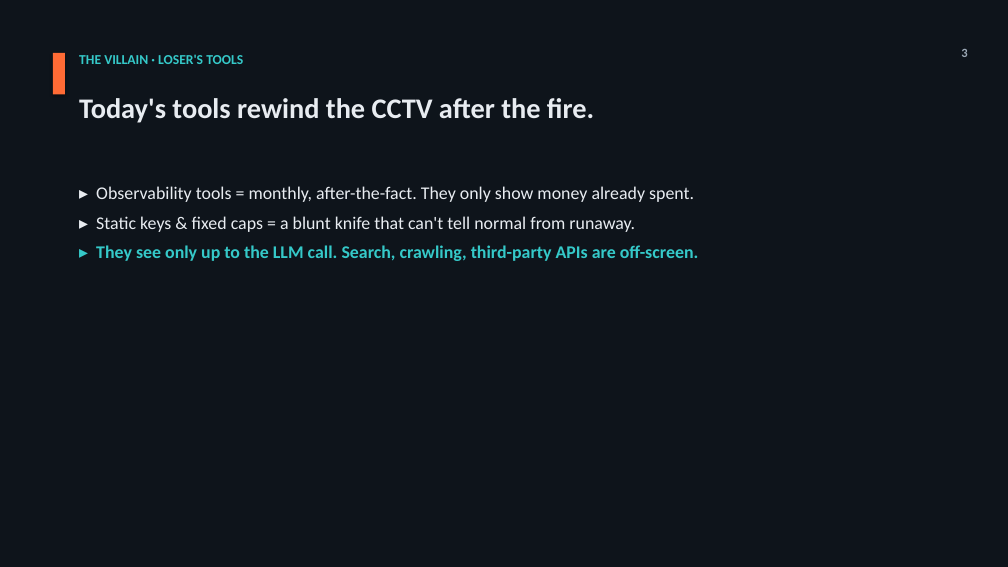
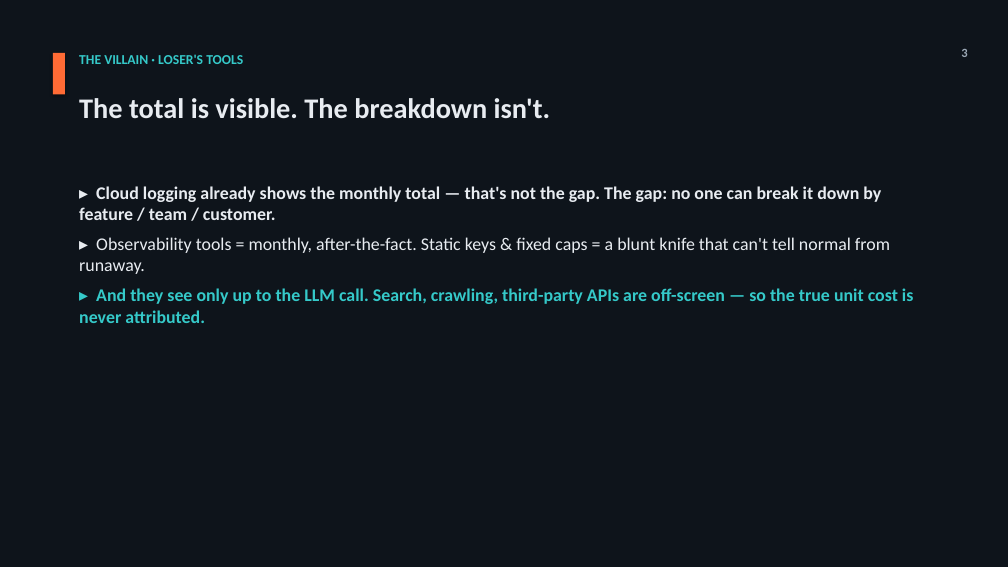
Before and after one commit to jmormalik/WTIA_AI_Cost_Gov, a slide deck: slide 3 of deliverables/Pitch_Deck_VersionA_Market-Shift_EN.pptx. Drawn at 1008x567 pixels with LibreOffice and Linux fonts; fonts in the diff are those of the drawing. Boxes give left, top, right and bottom in pixels: in the first picture for what was removed or moved away, otherwise in the second. Text is boxed around its words. In the diff, an @@ line names an element or a change of style, - is before the commit and + after.

```diff
--- a/deliverables/Pitch_Deck_VersionA_Market-Shift_EN.pptx
+++ b/deliverables/Pitch_Deck_VersionA_Market-Shift_EN.pptx
@@ text at [79,98,551,118]: text changed @@
-Today's tools rewind the CCTV after the fire.
+The total is visible. The breakdown isn't.
@@ text at [79,186,914,323]: text changed; bold on @@
-▸ Observability tools = monthly, after-the-fact. They only show money already spent.
-▸ Static keys & fixed caps = a blunt knife that can't tell normal from runaway.
-▸ They see only up to the LLM call. Search, crawling, third-party APIs are off-screen.
+▸ Cloud logging already shows the monthly total — that's not the gap. The gap: no one can break it down by feature / team / customer.
+▸ Observability tools = monthly, after-the-fact. Static keys & fixed caps = a blunt knife that can't tell normal from runaway.
+▸ And they see only up to the LLM call. Search, crawling, third-party APIs are off-screen — so the true unit cost is never attributed.
```
Also in this commit, not shown: 4 other slides changed, 6 other files.
